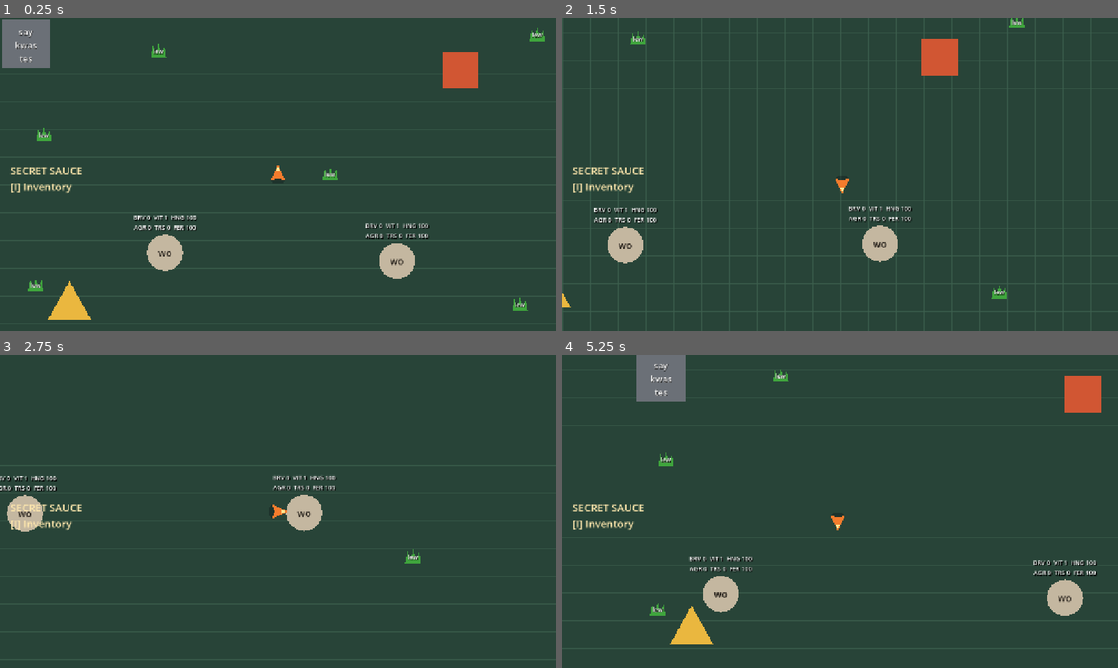
Above: before the commit, frames 1-4 (two rows, left to right).
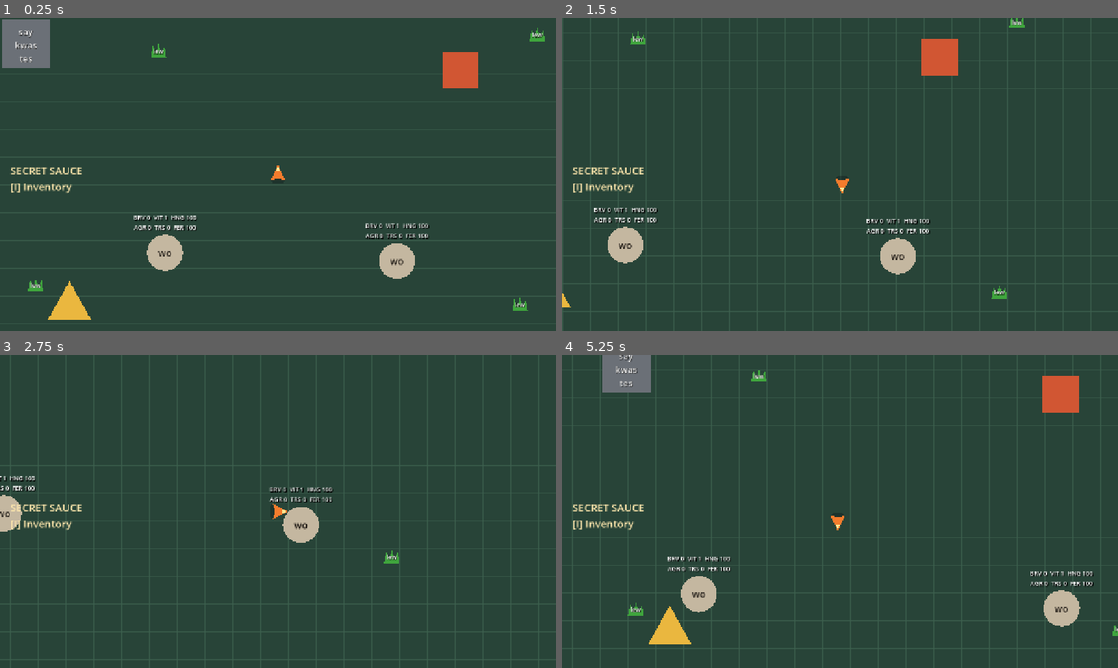
Above: after the commit, the same moments.

Repository: armikhalev/secret-sauce-godot
Game: Godot game, scene res://scenes/game.tscn
The game is run twice, just before and just after one commit, with the same random seed, the same clock (stepped at 60 frames per second) and the same inputs.
Inputs:
- Up to frame 1 (0.25 s): no input
- Up to frame 2 (1.5 s): tap Enter (ui_accept) at 0.5, 0.77 s; hold D (move_right) 0.53-1.28 s; hold S (move_down) from 1.28 s (still down)
- Up to frame 3 (2.75 s): tap Enter (ui_accept) at 1.52 s; release S (move_down) at 2.03 s; hold D (move_right) from 2.03 s (still down)
- Up to frame 4 (5.25 s): release D (move_right) at 2.78 s; hold W (move_up) 2.78-3.53 s; tap Enter (ui_accept) at 3.02, 3.77, 4.52 s; hold A (move_left) 3.53-5.03 s; hold S (move_down) from 5.03 s (still down)

The runs differ from the first frame. In frame 1, 0.1% of the frame differs, in the area x 6-61%, y 35-52%; in frame 2, 1.3%; in frame 3, 2.0%; in frame 4, 5.8%, in the area x 7-100%, y 0-93%.

Commit message:
manage "lew" population

Diff:
--- a/scenes/game.tscn
+++ b/scenes/game.tscn
@@ -6,13 +6,19 @@
 [ext_resource type="PackedScene" path="res://scenes/lew.tscn" id="4_lew"]
 [ext_resource type="PackedScene" path="res://scenes/inventory_menu.tscn" id="5_inventory"]
 [ext_resource type="PackedScene" path="res://scenes/wo.tscn" id="6_wo"]
-[ext_resource type="Script" path="res://scripts/wo_population.gd" id="7_population"]
+[ext_resource type="Script" uid="uid://b27lragg41su5" path="res://scripts/wo_population.gd" id="7_population"]
+[ext_resource type="Script" uid="uid://bxwikgn16ovg3" path="res://scripts/lew_population.gd" id="8_lew_population"]
 
 [node name="Game" type="Node2D" unique_id=425893322]
 
-[node name="WoPopulation" type="Node" parent="."]
+[node name="WoPopulation" type="Node" parent="." unique_id=2044946910]
 script = ExtResource("7_population")
 npc_container_path = NodePath("../World/Entities/NPCs")
+
+[node name="LewPopulation" type="Node" parent="." unique_id=1292960040]
+script = ExtResource("8_lew_population")
+item_container_path = NodePath("../World/Items")
+spawn_points_path = NodePath("../World/LewSpawnPoints")
 
 [node name="World" type="Node2D" parent="." unique_id=398859474]
 
@@ -43,33 +49,45 @@
 
 [node name="NPCs" type="Node2D" parent="World/Entities" unique_id=1316004676]
 
-[node name="Lew4" parent="World/Entities/NPCs" unique_id=1727879407 instance=ExtResource("4_lew")]
-position = Vector2(-275, -283)
-
-[node name="Lew3" parent="World/Entities/NPCs" unique_id=715424137 instance=ExtResource("4_lew")]
-position = Vector2(557, 300)
-
 [node name="Saykwastes" parent="World/Entities/NPCs" unique_id=609269461 instance=ExtResource("3_saykwastes")]
 position = Vector2(-580, -301)
 
-[node name="Wo" parent="World/Entities/NPCs" instance=ExtResource("6_wo")]
+[node name="Wo" parent="World/Entities/NPCs" unique_id=1561409020 instance=ExtResource("6_wo")]
 position = Vector2(-260, 180)
-
-[node name="Lew" parent="World/Entities/NPCs" unique_id=1585722271 instance=ExtResource("4_lew")]
-position = Vector2(597, -321)
-
-[node name="Lew1" parent="World/Entities/NPCs" unique_id=1321313446 instance=ExtResource("4_lew")]
-position = Vector2(-539, -90)
-
-[node name="Lew2" parent="World/Entities/NPCs" unique_id=1731275099 instance=ExtResource("4_lew")]
-position = Vector2(-558, 255)
 
 [node name="Player" parent="World/Entities" unique_id=873471165 instance=ExtResource("1_player")]
 
 [node name="Items" type="Node2D" parent="World" unique_id=1148796590]
 
 [node name="Lew" parent="World/Items" unique_id=1596011159 instance=ExtResource("4_lew")]
-position = Vector2(120, 0)
+position = Vector2(-275, -283)
+spawn_slot_id = 0
+
+[node name="Lew2" parent="World/Items" unique_id=94894600 instance=ExtResource("4_lew")]
+position = Vector2(597, -321)
+spawn_slot_id = 1
+
+[node name="Lew3" parent="World/Items" unique_id=1895212829 instance=ExtResource("4_lew")]
+position = Vector2(-558, 255)
+spawn_slot_id = 2
+
+[node name="Lew4" parent="World/Items" unique_id=1508141867 instance=ExtResource("4_lew")]
+position = Vector2(557, 300)
+spawn_slot_id = 3
+
+[node name="LewSpawnPoints" type="Node2D" parent="World" unique_id=104882092]
+
+[node name="Slot0" type="Marker2D" parent="World/LewSpawnPoints" unique_id=915650811]
+position = Vector2(-275, -283)
+
+[node name="Slot2" type="Marker2D" parent="World/LewSpawnPoints" unique_id=891652659]
+position = Vector2(597, -321)
+
+[node name="Slot3" type="Marker2D" parent="World/LewSpawnPoints" unique_id=1185154346]
+position = Vector2(-558, 255)
+
+[node name="Slot4" type="Marker2D" parent="World/LewSpawnPoints" unique_id=425940532]
+position = Vector2(557, 300)
 
 [node name="UI" type="CanvasLayer" parent="." unique_id=297256265]
 
--- a/scripts/lew.gd
+++ b/scripts/lew.gd
@@ -1,9 +1,13 @@
 class_name Lew
 extends Area2D
 
+signal removed
+
 @export var state: LewData.State = LewData.State.PLAIN
+@export var spawn_slot_id: int = -1
 var offered_to_npcs := false
 var offered_by: Node
+var is_being_removed := false
 
 
 func _ready() -> void:
@@ -31,7 +35,16 @@
 func _on_body_entered(body: Node2D) -> void:
 	if body.has_method("collect_lew"):
 		body.collect_lew(get_item_data())
-		queue_free()
+		remove_from_world()
+
+
+func remove_from_world() -> void:
+	if is_being_removed:
+		return
+
+	is_being_removed = true
+	removed.emit()
+	queue_free()
 
 
 func _update_appearance() -> void:
--- /dev/null
+++ b/scripts/lew_population.gd
@@ -0,0 +1,91 @@
+extends Node
+
+@export var item_container_path: NodePath
+@export var spawn_points_path: NodePath
+@export var population_limit: int = 4
+@export var spawn_interval: float = 30.0
+
+var spawn_timer: Timer
+
+
+func _ready() -> void:
+	spawn_timer = Timer.new()
+	spawn_timer.wait_time = spawn_interval
+	spawn_timer.one_shot = false
+	spawn_timer.timeout.connect(_on_spawn_timer_timeout)
+	add_child(spawn_timer)
+	get_tree().node_added.connect(_on_node_added)
+	call_deferred("_initialize_population")
+
+
+func _initialize_population() -> void:
+	for lew in _get_area_lew():
+		_connect_lew(lew)
+	_update_timer()
+
+
+func _on_node_added(node: Node) -> void:
+	if node is Lew and _belongs_to_this_area(node as Lew):
+		_connect_lew(node as Lew)
+
+
+func _connect_lew(lew: Lew) -> void:
+	if not lew.removed.is_connected(_on_lew_removed):
+		lew.removed.connect(_on_lew_removed)
+
+
+func _on_lew_removed() -> void:
+	spawn_timer.start()
+
+
+func _on_spawn_timer_timeout() -> void:
+	_spawn_first_empty_slot()
+	_update_timer()
+
+
+func _spawn_first_empty_slot() -> void:
+	var item_container := get_node_or_null(item_container_path) as Node2D
+	var spawn_points := get_node_or_null(spawn_points_path)
+	if item_container == null or spawn_points == null:
+		return
+
+	var occupied_slots: Dictionary[int, bool] = {}
+	for lew in _get_area_lew():
+		if lew.spawn_slot_id >= 0:
+			occupied_slots[lew.spawn_slot_id] = true
+
+	var available_slots := mini(population_limit, spawn_points.get_child_count())
+	for slot_id in available_slots:
+		if occupied_slots.has(slot_id):
+			continue
+
+		var marker := spawn_points.get_child(slot_id) as Node2D
+		var lew := (preload("res://scenes/lew.tscn") as PackedScene).instantiate() as Lew
+		lew.spawn_slot_id = slot_id
+		lew.position = item_container.to_local(marker.global_position)
+		item_container.add_child(lew)
+		return
+
+
+func _update_timer() -> void:
+	if _get_area_lew().size() >= population_limit:
+		spawn_timer.stop()
+	elif spawn_timer.is_stopped():
+		spawn_timer.start()
+
+
+func _get_area_lew() -> Array[Lew]:
+	var result: Array[Lew] = []
+	var container := get_node_or_null(item_container_path)
+	if container == null:
+		return result
+
+	for child in container.get_children():
+		if child is Lew:
+			result.append(child as Lew)
+	return result
+
+
+func _belongs_to_this_area(lew: Lew) -> bool:
+	var container := get_node_or_null(item_container_path)
+	return container != null and lew.get_parent() == container
--- a/scripts/saykwastes.gd
+++ b/scripts/saykwastes.gd
@@ -127,7 +127,7 @@
 		_die()
 
 	_update_debug_stats()
-	lew.queue_free()
+	lew.remove_from_world()
 
 
 func get_trust_toward(target: Node) -> int:
--- a/scripts/wo.gd
+++ b/scripts/wo.gd
@@ -61,7 +61,7 @@
 		trust = clampi(trust + 25, 0, 100)
 
 	_update_debug_stats()
-	lew.queue_free()
+	lew.remove_from_world()
 
 
 func _start_hop() -> void:
--- /dev/null
+++ b/tests/lew_population_test.gd
@@ -0,0 +1,78 @@
+extends SceneTree
+
+
+func _initialize() -> void:
+	call_deferred("_run")
+
+
+func _run() -> void:
+	var game := (load("res://scenes/game.tscn") as PackedScene).instantiate()
+	root.add_child(game)
+	current_scene = game
+	await process_frame
+	await process_frame
+
+	for npc in get_nodes_in_group("wo"):
+		npc.process_mode = Node.PROCESS_MODE_DISABLED
+	for npc in get_nodes_in_group("saykwastes"):
+		npc.process_mode = Node.PROCESS_MODE_DISABLED
+
+	var population = game.get_node("LewPopulation")
+	var item_container = game.get_node("World/Items")
+	if population._get_area_lew().size() != 4:
+		push_error("This area did not start with exactly 4 lew.")
+		quit(1)
+		return
+
+	var removed_lew := item_container.get_node("Lew") as Lew
+	var removed_slot: int = removed_lew.spawn_slot_id
+	var removed_position: Vector2 = removed_lew.position
+	population.spawn_timer.wait_time = 0.2
+	removed_lew.remove_from_world()
+	await process_frame
+
+	if population.spawn_timer.is_stopped() or population.spawn_timer.time_left < 0.05:
+		push_error(
+			"Lew removal did not restart the full countdown: time_left=%.3f"
+			% population.spawn_timer.time_left
+		)
+		quit(1)
+		return
+
+	population.spawn_timer.wait_time = 0.03
+	population.spawn_timer.start()
+	for frame in 60:
+		await process_frame
+		if population._get_area_lew().size() == 4:
+			break
+
+	if population._get_area_lew().size() != 4:
+		push_error("Removed lew did not respawn.")
+		quit(1)
+		return
+
+	var respawned_lew: Lew
+	for lew in population._get_area_lew():
+		if lew.spawn_slot_id == removed_slot:
+			respawned_lew = lew
+			break
+
+	if not is_instance_valid(respawned_lew):
+		push_error("Lew did not return to its original slot.")
+		quit(1)
+		return
+
+	if not respawned_lew.position.is_equal_approx(removed_position):
+		push_error("Lew respawned at a different position.")
+		quit(1)
+		return
+
+	await process_frame
+	await process_frame
+	if population._get_area_lew().size() != 4:
+		push_error("This area's lew population exceeded 4.")
+		quit(1)
+		return
+
+	print("Area-local fixed lew slots, countdown reset, and cap verified.")
+	quit()
Not shown, added: scripts/lew_population.gd.uid
Not shown, added: tests/lew_population_test.gd.uid
